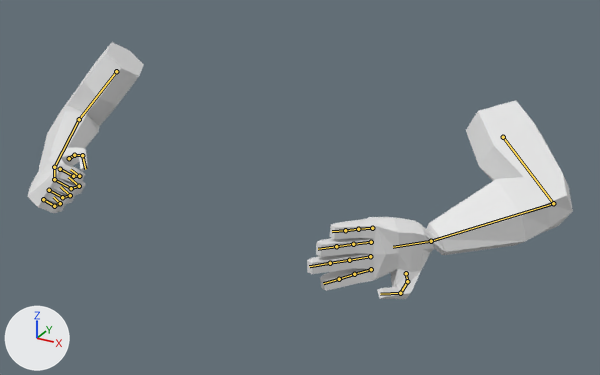
Renders of the Blender file Assets/Blender Lib/Animation/FPArms Human Wallrun_L.blend from each side of a commit.
Before and after are seen from a camera (50 mm lens) standing at (1.066, -1.93, 0.868) and looking at (0.127, -0.223, 0.014). The lights are fixed; the arrows at lower left show +X, +Y and +Z. Both versions are drawn at frame 5 of the action 'FPArms Human Wallrun.L'; the numbers are the values there. The bones that bend it are drawn over the model as lines.

The first picture shows 'FPArms Human Mesh'.
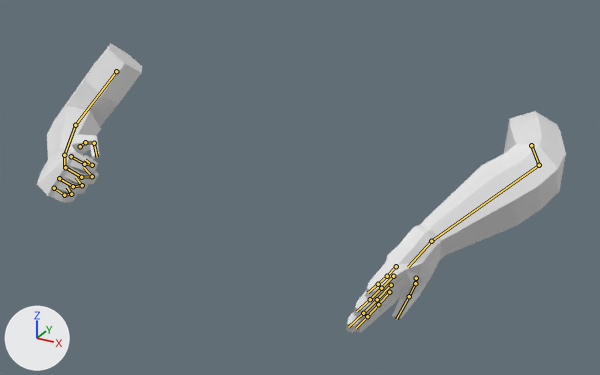
Commit message: Fix wallrun animations

Where the change shows, as pixel boxes [x1, y1, x2, y2] in the pictures (600 x 375 px):
'FPArms Human Mesh', posed (12% taller): before [27, 42, 573, 299]; after [37, 44, 566, 333]
bone 'Upper Arm.L', root to tip: before (503, 137) to (553, 203); after (531, 145) to (539, 165)
bone 'Lower Arm.L', root to tip: before (553, 203) to (431, 241); after (539, 165) to (431, 241)
bone 'Palm.L', root to tip: before (431, 241) to (393, 247); after (431, 241) to (408, 267)
bone 'Pinky Finger.001.L', root to tip: before (358, 229) to (345, 230); after (387, 276) to (378, 284)
bone 'Ring Finger.001.L', root to tip: before (353, 244) to (336, 246); after (381, 288) to (370, 299)
bone 'Ring Finger.002.L', root to tip: before (336, 246) to (318, 249); after (370, 299) to (356, 311)
bone 'Middle Finger.001.L', root to tip: before (349, 260) to (330, 263); after (377, 299) to (363, 313)
bone 'Middle Finger.002.L', root to tip: before (330, 263) to (309, 266); after (363, 313) to (348, 327)
bone 'Pointer Finger.001.L', root to tip: before (354, 274) to (339, 279); after (378, 304) to (367, 316)
bone 'Pointer Finger.002.L', root to tip: before (339, 279) to (323, 283); after (367, 316) to (356, 328)
bone 'Thumb Finger.000.L', root to tip: before (406, 273) to (407, 281); after (416, 278) to (415, 283)
bone 'Thumb Finger.002.L', root to tip: before (400, 293) to (380, 294); after (409, 296) to (396, 319)
bone 'Pinky Finger.001.R', root to tip: before (54, 206) to (60, 203); after (64, 195) to (71, 194)
bone 'Ring Finger.000.R', root to tip: before (49, 190) to (62, 197); after (59, 178) to (73, 186)
bone 'Ring Finger.002.R', root to tip: before (70, 195) to (60, 186); after (82, 185) to (75, 177)
bone 'Middle Finger.000.R', root to tip: before (54, 179) to (71, 188); after (65, 167) to (81, 177)
bone 'Middle Finger.002.R', root to tip: before (79, 186) to (68, 177); after (92, 176) to (84, 167)
bone 'Pointer Finger.000.R', root to tip: before (60, 169) to (73, 176); after (71, 156) to (84, 164)
bone 'Pointer Finger.002.R', root to tip: before (79, 176) to (70, 169); after (92, 165) to (85, 159)

The change in detail:
Bone 'Upper Arm.L' (bone_upper_arm_l) moves from (-0.155, 0.081, 0.07) to (-0.116, 0.141, -0.005).
Bone 'Lower Arm.L' (bone_lower_arm_l) turns from (0, 0, 0) to (-4, -7, 8) degrees about its own x, y and z.
Bone 'Palm.L' (bone_palm_l) turns from (-113, 34, -105) to (13, -10, 9) degrees about its own x, y and z.
Bone 'Pinky Finger.001.L' (bone_pinky_finger_001_l) turns from (0, 0, -1) to (0, 0, 2) degrees about its own x, y and z.
Bone 'Ring Finger.001.L' (bone_ring_finger_001_l) turns from (0, 0, -1) to (0, 0, 2) degrees about its own x, y and z.
Bone 'Ring Finger.002.L' (bone_ring_finger_002_l) turns from (0, 0, -1) to (0, 0, 2) degrees about its own x, y and z.
Bone 'Middle Finger.001.L' (bone_middle_finger_001_l) turns from (0, 0, -1) to (0, 0, 2) degrees about its own x, y and z.
Bone 'Middle Finger.002.L' (bone_middle_finger_002_l) turns from (0, 0, -1) to (0, 0, 2) degrees about its own x, y and z.
Bone 'Pointer Finger.001.L' (bone_pointer_finger_001_l) turns from (0, 0, -1) to (0, 0, 2) degrees about its own x, y and z.
Bone 'Pointer Finger.002.L' (bone_pointer_finger_002_l) turns from (0, 0, -1) to (0, 0, 2) degrees about its own x, y and z.
Bone 'Thumb Finger.000.L' (bone_thumb_finger_000_l) turns from (-18, 6, 18) to (-13, 21, 34) degrees about its own x, y and z.
Bone 'Thumb Finger.002.L' (bone_thumb_finger_002_l) turns from (-43, 0, 0) to (-3, 0, 0) degrees about its own x, y and z.
Bone 'Pinky Finger.001.R' (bone_pinky_finger_001_r) turns from (0, 0, 74) to (0, 0, 69) degrees about its own x, y and z.
Bone 'Ring Finger.000.R' (bone_ring_finger_000_r) turns from (0, 0, 74) to (0, 0, 69) degrees about its own x, y and z.
Bone 'Ring Finger.002.R' (bone_ring_finger_002_r) turns from (0, 0, 74) to (0, 0, 69) degrees about its own x, y and z.
Bone 'Middle Finger.000.R' (bone_middle_finger_000_r) turns from (0, 0, 74) to (0, 0, 69) degrees about its own x, y and z.
Bone 'Middle Finger.002.R' (bone_middle_finger_002_r) turns from (0, 0, 74) to (0, 0, 69) degrees about its own x, y and z.
Bone 'Pointer Finger.000.R' (bone_pointer_finger_000_r) turns from (0, 0, 74) to (0, 0, 69) degrees about its own x, y and z.
Bone 'Pointer Finger.002.R' (bone_pointer_finger_002_r) turns from (0, 0, 74) to (0, 0, 69) degrees about its own x, y and z.
Bone 'IK Arm Pole.L' (bone_ik_arm_pole_l) moves from (-0.205, 0.0, 0.394) to (-0.456, 0.0, 0.0).
Bone 'IK Arm Target.L' (bone_ik_arm_target_l) moves from (0.0, -0.476, 0.366) to (0.0, -0.476, 0.364).
Bone 'IK Arm Target.L' (bone_ik_arm_target_l) turns from (133, 0, 0) to (110, 13, 26) degrees about its own x, y and z.
Bone 'IK Arm Target.R' (bone_ik_arm_target_r) moves from (-0.052, -0.415, 0.351) to (0.0, -0.476, 0.366).
